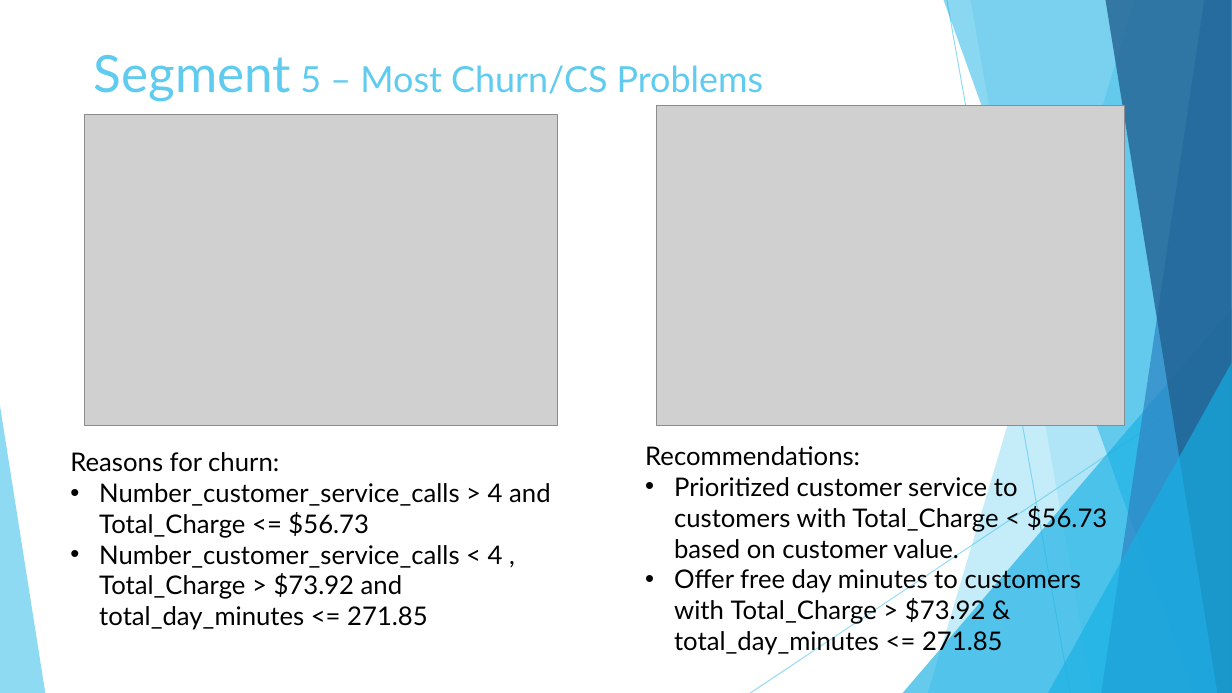
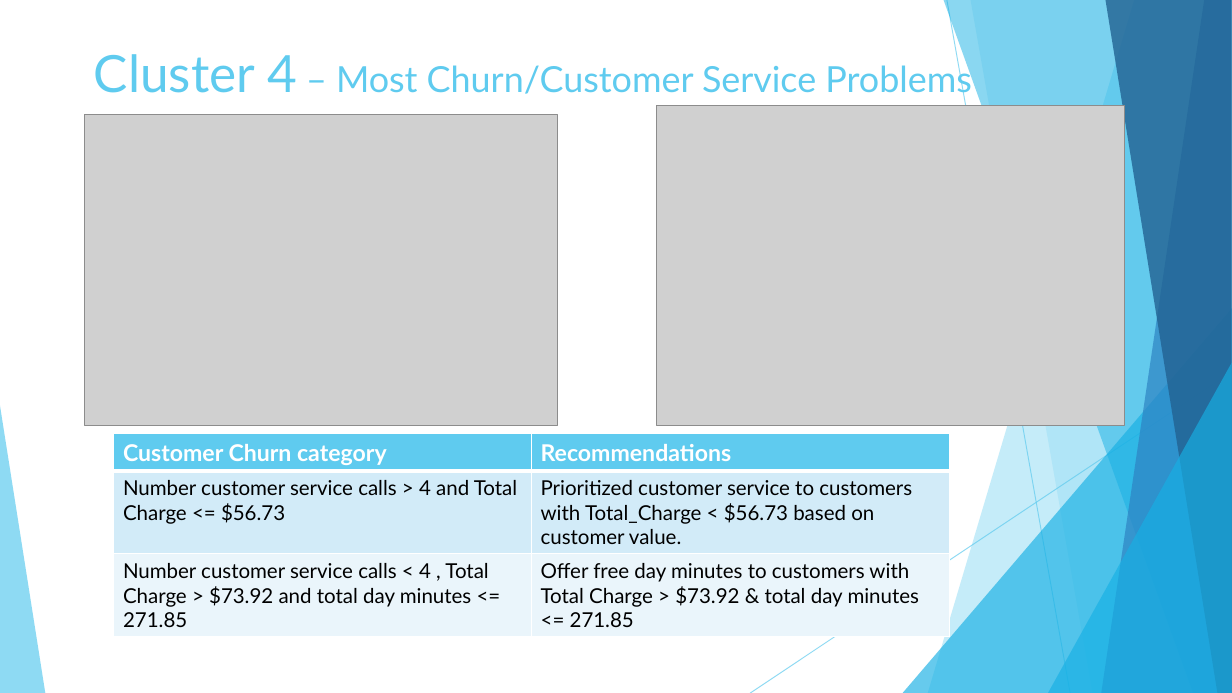
Before and after one commit to abahl88/Independent-Projects, a slide deck: slide 11 of Telecom Customer Churn/Telco Churn Presentation.pptx. Drawn at 1232x693 pixels with LibreOffice and Linux fonts; fonts in the diff are those of the drawing; grey boxes stand for pictures. Boxes give left, top, right and bottom in pixels: in the first picture for what was removed or moved away, otherwise in the second. Text is boxed around its words. In the diff, an @@ line names an element or a change of style, - is before the commit and + after.

```diff
--- a/Telecom Customer Churn/Telco Churn Presentation.pptx
+++ b/Telecom Customer Churn/Telco Churn Presentation.pptx
@@ title at [94, 54, 971, 99]: text changed @@
-Segment 5 – Most Churn/CS Problems
+Cluster 4 – Most Churn/Customer Service Problems
@@ table added at [114, 434, 949, 638], 3 rows, 2 columns @@
+Customer Churn category | Recommendations
+Number customer service calls > 4 and Total Charge <= $56.73 | Prioritized customer service to customers with Total_Charge < $56.73 based on customer value.
+Number customer service calls < 4 , Total Charge > $73.92 and total day minutes <= 271.85 | Offer free day minutes to customers with Total Charge > $73.92 & total day minutes <= 271.85
@@ text removed at [645, 446, 1108, 655] @@
-Recommendations:
-• Prioritized customer service to customers with Total_Charge < $56.73 based on customer value.
-• Offer free day minutes to customers with Total_Charge > $73.92 & total_day_minutes <= 271.85
@@ text removed at [70, 452, 551, 630] @@
-Reasons for churn:
-• Number_customer_service_calls > 4 and Total_Charge <= $56.73
-• Number_customer_service_calls < 4 , Total_Charge > $73.92 and total_day_minutes <= 271.85
```
Also in this commit, not shown: 10 other slides changed, 1 other file.
